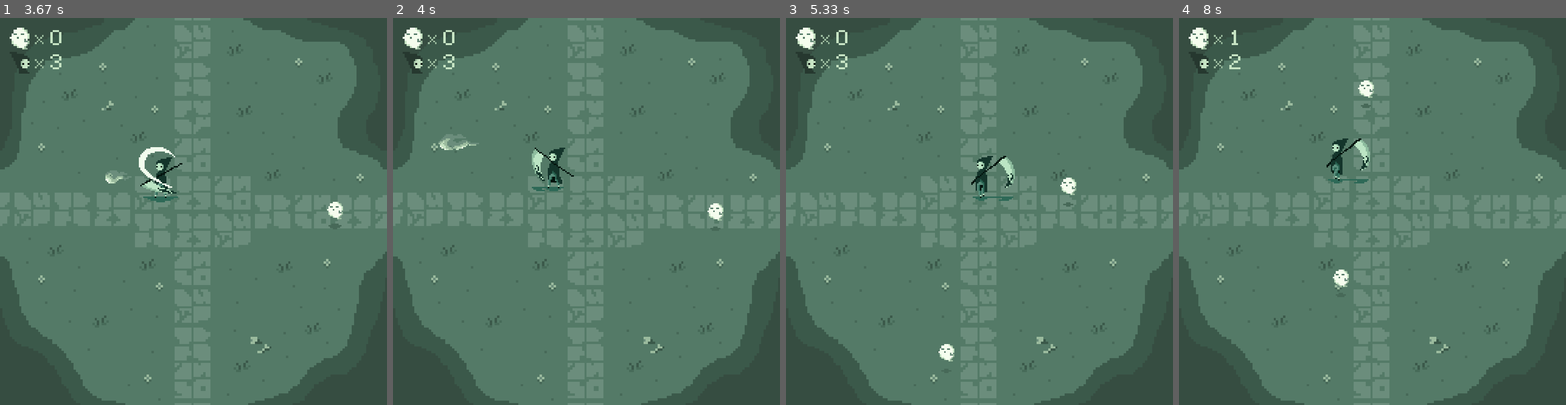
Above: before the commit, frames 1-4 (left to right).
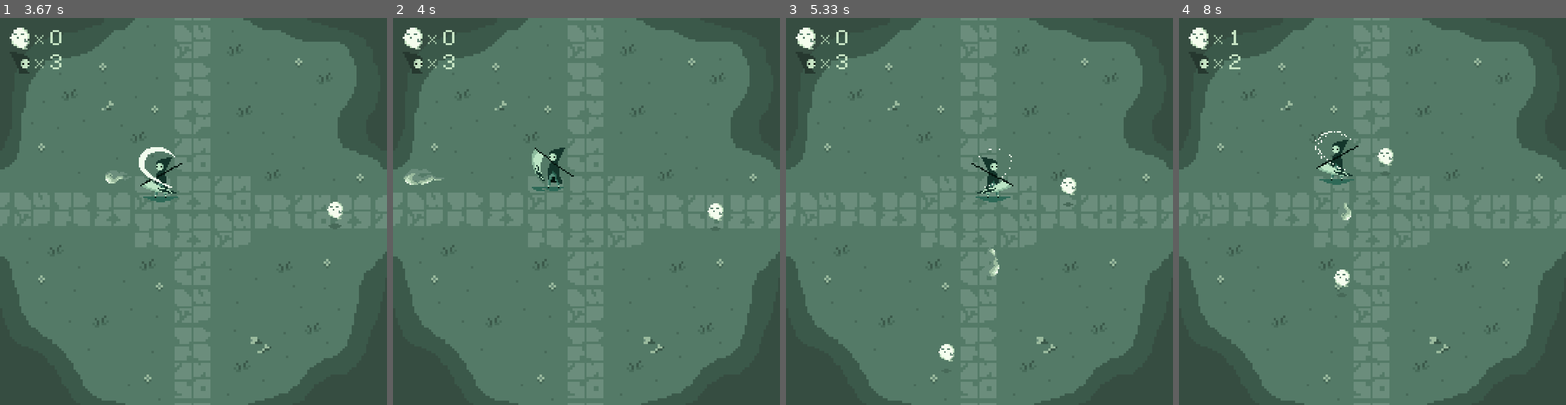
Above: after the commit, the same moments.

Repository: daskyni/jogo-pygame
Game: pygame game, started from main.py
Same seed, same stepped clock (60 frames per second), same inputs: the game is played once before the commit and once after it.
Inputs:
- Up to frame 1 (3.67 s): tap Enter at 0.33 s; hold Space 0.67-1.13 s; hold Up 0.67-1.13 s; hold Up 1.17-1.63 s; hold Right 1.67-2.13 s; hold Left 2.17-2.7 s; hold Down 2.73-3.03 s; hold Left 3.07-3.47 s; tap Space at 3.5 s
- Up to frame 2 (4 s): hold Up from 3.83 s (still down); tap Space at 3.9 s
- Up to frame 3 (5.33 s): release Up at 4.2 s; hold Right 4.23-4.87 s; tap Space at 4.3, 4.6, 4.97 s; hold Down 4.9-5.27 s; hold Left from 5.3 s (still down)
- Up to frame 4 (8 s): tap Space at 5.37, 5.67, 5.87, 6.17, 6.37, 6.7, 7, 7.2, 7.5, 7.77 s; release Left at 5.77 s; hold Right 5.8-6.27 s; hold Up 6.3-6.6 s; hold Right 6.63-7.1 s; hold Left 7.13-7.67 s; hold Down from 7.7 s (still down)

Frame 1 is identical in both runs. In frame 2, 0.2% of the frame differs, in the area x 2-22%, y 31-44%; in frame 3, 0.8%; in frame 4, 0.9%, in the area x 35-56%, y 16-70%.

Commit message:
fix projectile direction and change window game name

Diff:
--- a/main.py
+++ b/main.py
@@ -64,7 +64,7 @@
     pygame.mixer.init()  # Inicializa o mixer de som
 
     screen = pygame.display.set_mode((SCREEN_WIDTH, SCREEN_HEIGHT))
-    pygame.display.set_caption("O Jogo do Ceifador")
+    pygame.display.set_caption("Death Quest")
 
     background_image_path = "./sprites/mapa/mapa.png"
     background_image = pygame.image.load(background_image_path).convert()
@@ -178,8 +178,9 @@
                 player.handle_input(event)
                 if event.type == pygame.KEYDOWN:
                     if event.key == pygame.K_SPACE:
-                        # Tenta iniciar o ataque. Se for bem-sucedido (não em cooldown)...
-                        if player.attack(scythe_swoosh_sound):
+                        # Tenta iniciar o ataque.
+                        attack_successful, attack_direction = player.attack(scythe_swoosh_sound)
+                        if attack_successful:
                             # Verifica se foi um ataque corpo a corpo (melee)
                             melee_hit_occurred = False
                             for ghost in ghosts:
@@ -194,9 +195,8 @@
                                     projectile_launch_sound.play()
                                 # Calcula a posição inicial do projétil com um deslocamento
                                 offset_distance = 40
-                                proj_start_pos = pygame.Vector2(player.rect.center) + player.direction * offset_distance
-                                # Cria o projétil usando o vetor de direção do jogador
-                                proj = Projectile(proj_start_pos, player.direction, smoke_frames)
+                                proj_start_pos = pygame.Vector2(player.rect.center) + attack_direction * offset_distance
+                                proj = Projectile(proj_start_pos, attack_direction.copy(), smoke_frames)
                                 projectiles.add(proj)
 
             elif game_state == GAME_OVER:
--- a/player.py
+++ b/player.py
@@ -5,7 +5,7 @@
 PLAYER_INVULNERABILITY_DURATION = 1000
 PLAYER_MELEE_RANGE = 70 # Distância para ataque corpo a corpo
 PLAYER_ATTACK_DURATION = 500
-PLAYER_ATTACK_COOLDOWN = 1500
+PLAYER_ATTACK_COOLDOWN = 1200
 PLAYER_KNOCKBACK_DURATION = 200
 PLAYER_KNOCKBACK_SPEED = 5
 PLAYER_DAMAGE = 1
@@ -206,8 +206,8 @@
             self.current_attack_frame = 0
             if scythe_sound:
                 scythe_sound.play()
-            return True # Ataque iniciado com sucesso
-        return False # Ataque em cooldown ou já atacando
+            return True, self.direction # Ataque iniciado com sucesso
+        return False, None # Ataque em cooldown ou já atacando
 
     def take_damage(self, amount, damage_source=None):
         if not self.invulnerable:
